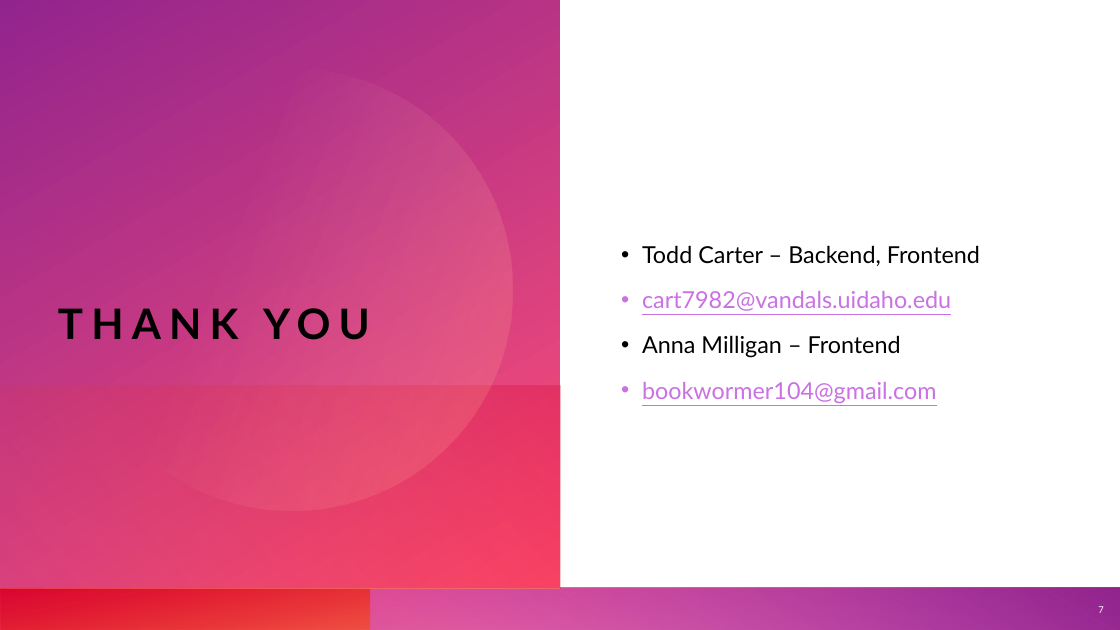
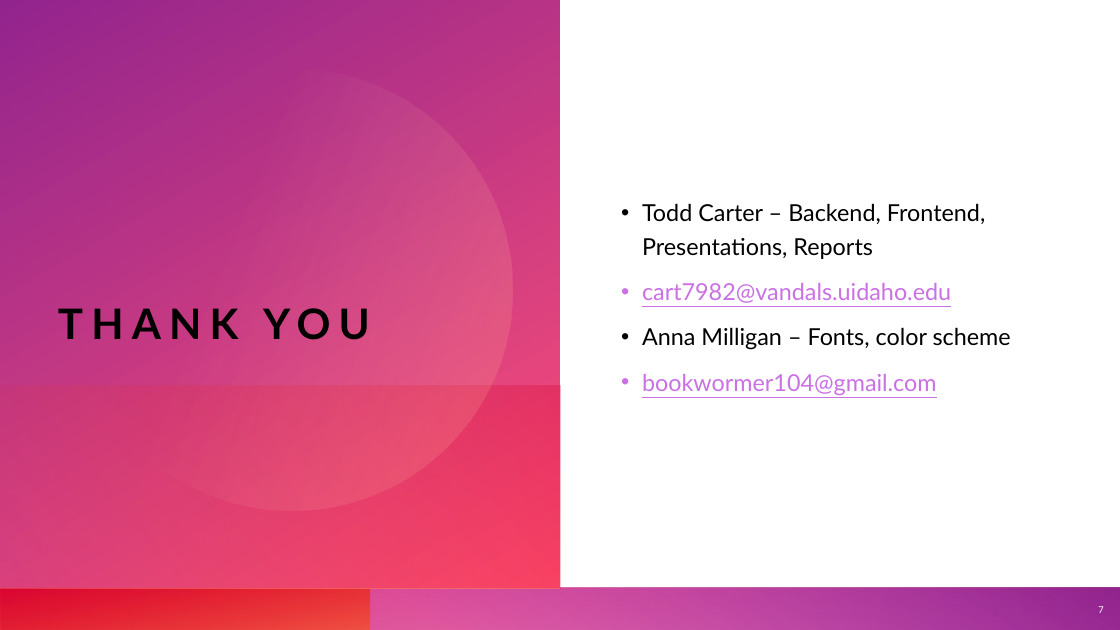
Before and after one commit to cart7982/CaravanSeraiCS360, a slide deck: slide 7 of CaravanSeraiCS360/Presentations/Caravanserai.pptx. Drawn at 1120x630 pixels with LibreOffice and Linux fonts; fonts in the diff are those of the drawing. Boxes give left, top, right and bottom in pixels: in the first picture for what was removed or moved away, otherwise in the second. Text is boxed around its words. In the diff, an @@ line names an element or a change of style, - is before the commit and + after.

```diff
--- a/CaravanSeraiCS360/Presentations/Caravanserai.pptx
+++ b/CaravanSeraiCS360/Presentations/Caravanserai.pptx
@@ text "Todd Carter – Backend, Frontend, ...": place and size @@
-text "Todd Carter – Backend, Frontend, ..." at [642,245,980,403]
+text "Todd Carter – Backend, Frontend, ..." at [642,203,1011,395]
@@ text at [642,203,985,259]: text changed @@
-• Todd Carter – Backend, Frontend
+• Todd Carter – Backend, Frontend, Presentations, Reports
@@ text at [642,327,1011,350]: text changed @@
-• Anna Milligan – Frontend
+• Anna Milligan – Fonts, color scheme
```
Also in this commit, not shown: 2 other slides changed.
